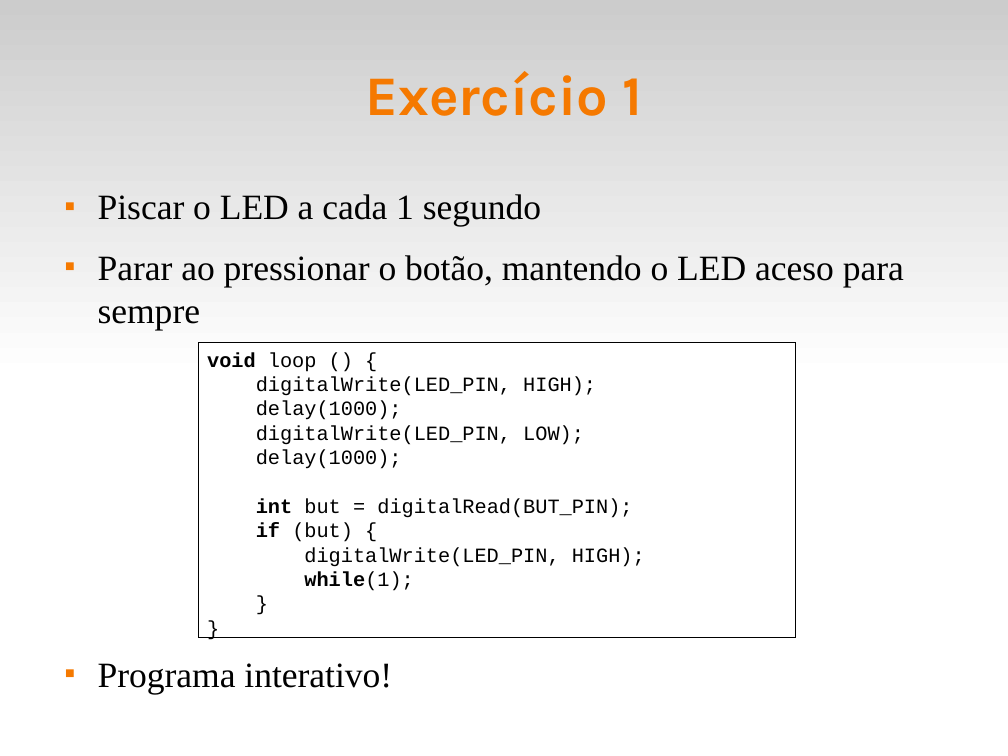
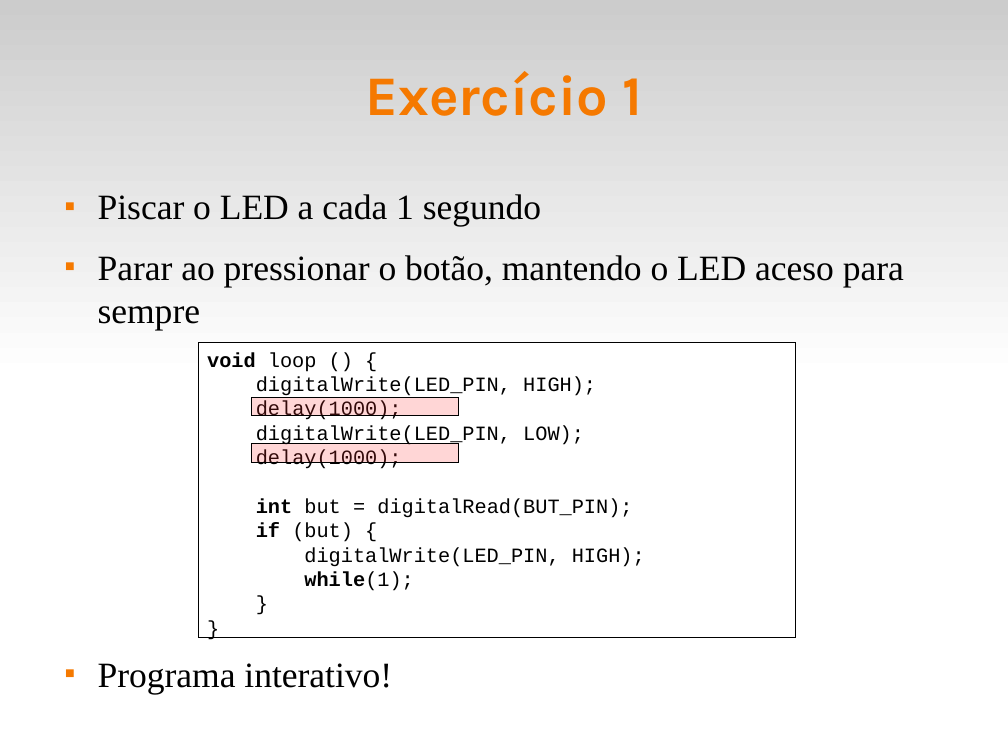
Before and after one commit to fsantanna-uerj/reativos, a slide deck: slide 6 of slides/02_arduino.odp. Drawn at 1008x756 pixels with LibreOffice and Linux fonts; fonts in the diff are those of the drawing. Boxes give left, top, right and bottom in pixels: in the first picture for what was removed or moved away, otherwise in the second. Text is boxed around its words. In the diff, an @@ line names an element or a change of style, - is before the commit and + after.

```diff
--- a/slides/02_arduino.odp
+++ b/slides/02_arduino.odp
@@ rectangle added at <box>252,397,458,415</box>, fill #FF3333 at 20% opacity, outline #000000 0 pt @@
@@ rectangle added at <box>252,444,458,462</box>, fill #FF3333 at 20% opacity, outline #000000 0 pt @@
```
Also in this commit, not shown: 4 other slides changed, 7 other files.
